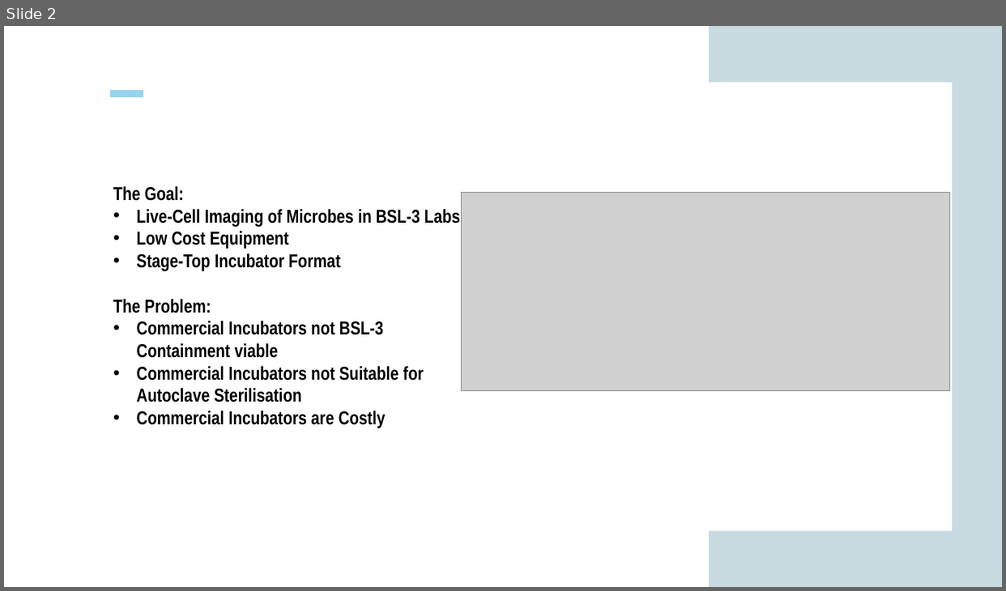
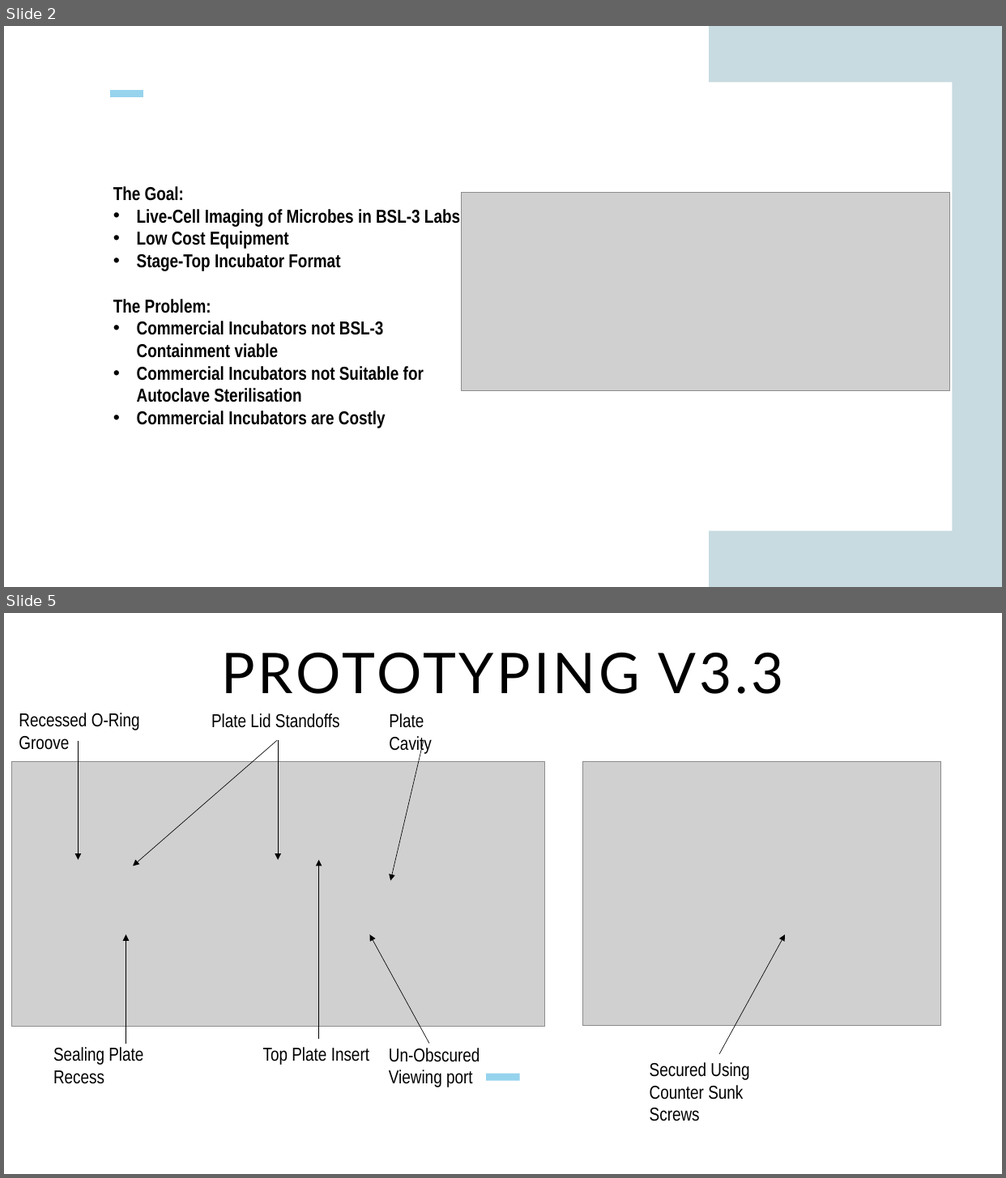
Before and after one commit to KLPJOA002/BSL-3-Stage-Top-Incubator, a slide deck: Onboarding_Presentation.pptx. Shown one above the other, each under a label of ours: slide 2 before the commit, slides 2 and 5 after it; the slides between them are not shown. The pictures are 1006x591 and 1006x1178 pixels, drawn with LibreOffice and Linux fonts; fonts in the diff are those of the drawing; grey boxes stand for pictures. Boxes give left, top, right and bottom in pixels: in the first picture for what was removed or moved away, otherwise in the second. Text is boxed around its words. In the diff, an @@ line names an element or a change of style, - is before the commit and + after.

```diff
--- a/Onboarding_Presentation.pptx
+++ b/Onboarding_Presentation.pptx
@@ slide 5 added at (x1=4, y1=613, x2=1002, y2=1174), background #FFFFFF @@
@@ title added at (x1=221, y1=652, x2=784, y2=694), 54 pt, text #000000 @@
+PROTOTYPING V3.3
@@ text added at (x1=19, y1=713, x2=140, y2=750), 18 pt, text #000000 @@
+Recessed O-Ring Groove
@@ text added at (x1=211, y1=713, x2=340, y2=728), 18 pt, text #000000 @@
+Plate Lid Standoffs
@@ text added at (x1=389, y1=713, x2=432, y2=754), 18 pt, text #000000 @@
+Plate Cavity
@@ arrow added from (78, 741) to (78, 860), #000000 0.5 pt @@
@@ arrow added from (277, 740) to (133, 866), #000000 0.5 pt @@
@@ arrow added from (278, 740) to (278, 860), #000000 0.5 pt @@
@@ arrow added from (424, 741) to (390, 881), #000000 0.5 pt @@
@@ picture added at (x1=11, y1=762, x2=544, y2=1026) @@
@@ picture added at (x1=583, y1=761, x2=941, y2=1025) @@
@@ arrow added from (319, 1040) to (319, 860), #000000 0.5 pt @@
@@ arrow added from (126, 1043) to (126, 935), #000000 0.5 pt @@
@@ arrow added from (429, 1043) to (370, 935), #000000 0.5 pt @@
@@ arrow added from (720, 1054) to (785, 935), #000000 0.5 pt @@
@@ text added at (x1=53, y1=1047, x2=143, y2=1084), 18 pt, text #000000 @@
+Sealing Plate Recess
@@ text added at (x1=263, y1=1047, x2=369, y2=1065), 18 pt, text #000000 @@
+Top Plate Insert
@@ text added at (x1=389, y1=1048, x2=480, y2=1088), 18 pt, text #000000 @@
+Un-Obscured
+Viewing port
@@ rectangle added at (x1=486, y1=1074, x2=520, y2=1082), fill #96D3ED @@
@@ text added at (x1=650, y1=1063, x2=749, y2=1122), 18 pt, text #000000 @@
+Secured Using
+Counter Sunk Screws
```
Also in this commit, not shown: 1 slide changed, 1 other slide added, 1 slide removed, 26 other files.
